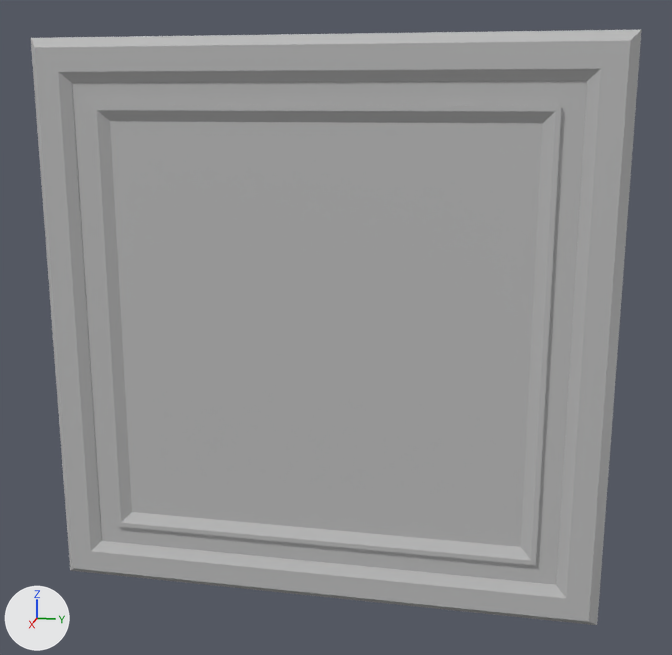
An edit to the FBX model RavenHill/Assets/3dModel/TileSetA/Mesh_PictureFrame_a01.fbx, drawn before and after from the same camera.
Rendered twice from a camera (50 mm lens) standing at (0.1033, 0.0471, 0.1756) and looking at (-0.1101, 0.0044, 0.1223). The axes (+X, +Y, +Z) are drawn at lower left. The lights are the same throughout. Where no turn or scale is listed for an object, it has been applied to the vertices.

Names of what the first picture shows: 'Mesh_Picture_Frame_Square01'.
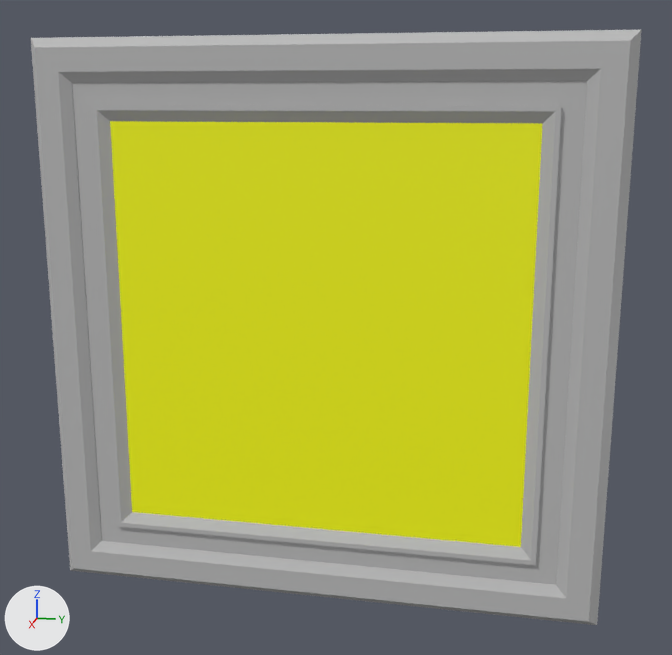
What changed in the scene script:
```text
Add mat_wallpaper:
    mat_wallpaper = principled_material('WallPaper')
    mat_wallpaper.base_color = (0.957, 1.0, 0.0)  # yellow #faff00
Change me_mesh:
    where me_mesh.from_pydata(...)  # 36 vertices, 33 faces; spans x -0.11..-0.1073, y -0.0697..0.0697, z 0.0503..0.1897
    used by ob_mesh_picture_frame_square01; location = (0.0, 0.0, 0.0)
    me_mesh part 1: the 1 face centred in x -0.1095, y 0.0, z 0.12 switches from mat_lambert1 (grey #bcbcbc) to mat_wallpaper (yellow #faff00)
    add me_mesh.materials.append(mat_wallpaper)  # yellow #faff00
```

What differs and where, as boxes [x1, y1, x2, y2] in the pictures (672 x 655 px):
part 1 of me_mesh, recoloured (grey to yellow)
    both: [110, 121, 543, 547]
